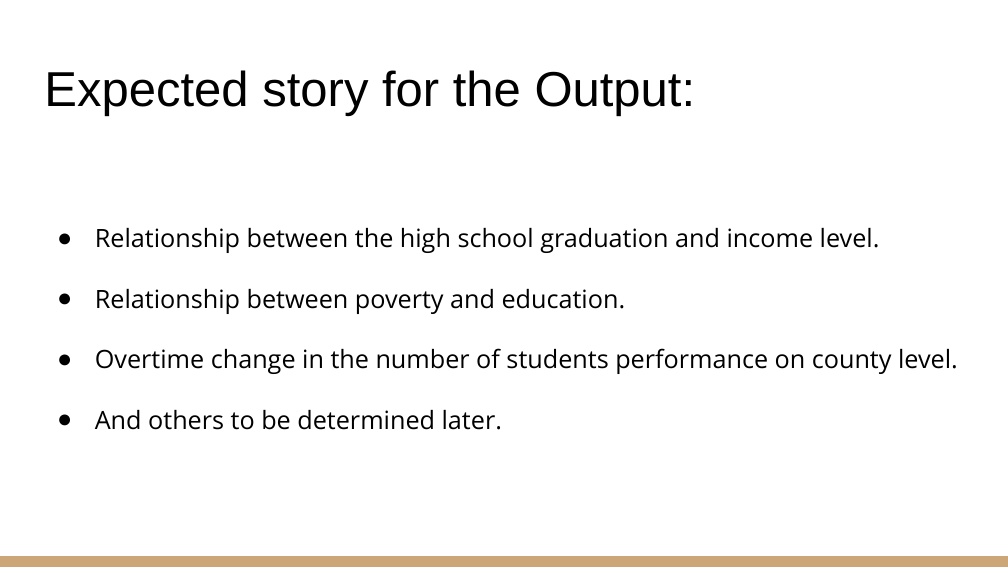
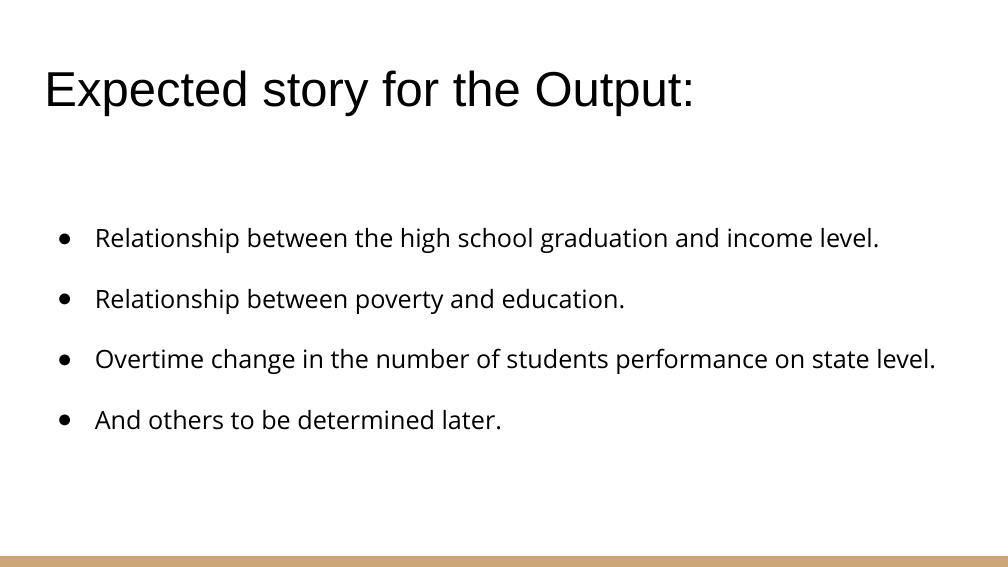
Before and after one commit to uzmabb182/data-visualization-using-flask-project2, a slide deck: slide 4 of Project_2_Proposal.pptx. Drawn at 1008x567 pixels with LibreOffice and Linux fonts; fonts in the diff are those of the drawing. Boxes give left, top, right and bottom in pixels: in the first picture for what was removed or moved away, otherwise in the second. Text is boxed around its words. In the diff, an @@ line names an element or a change of style, - is before the commit and + after.

```diff
--- a/Project_2_Proposal.pptx
+++ b/Project_2_Proposal.pptx
@@ text at (95, 348, 936, 374): text changed @@
-● Overtime change in the number of students performance on county level.
+● Overtime change in the number of students performance on state level.
```
Also in this commit, not shown: 1 other slide changed, 1 other file.
